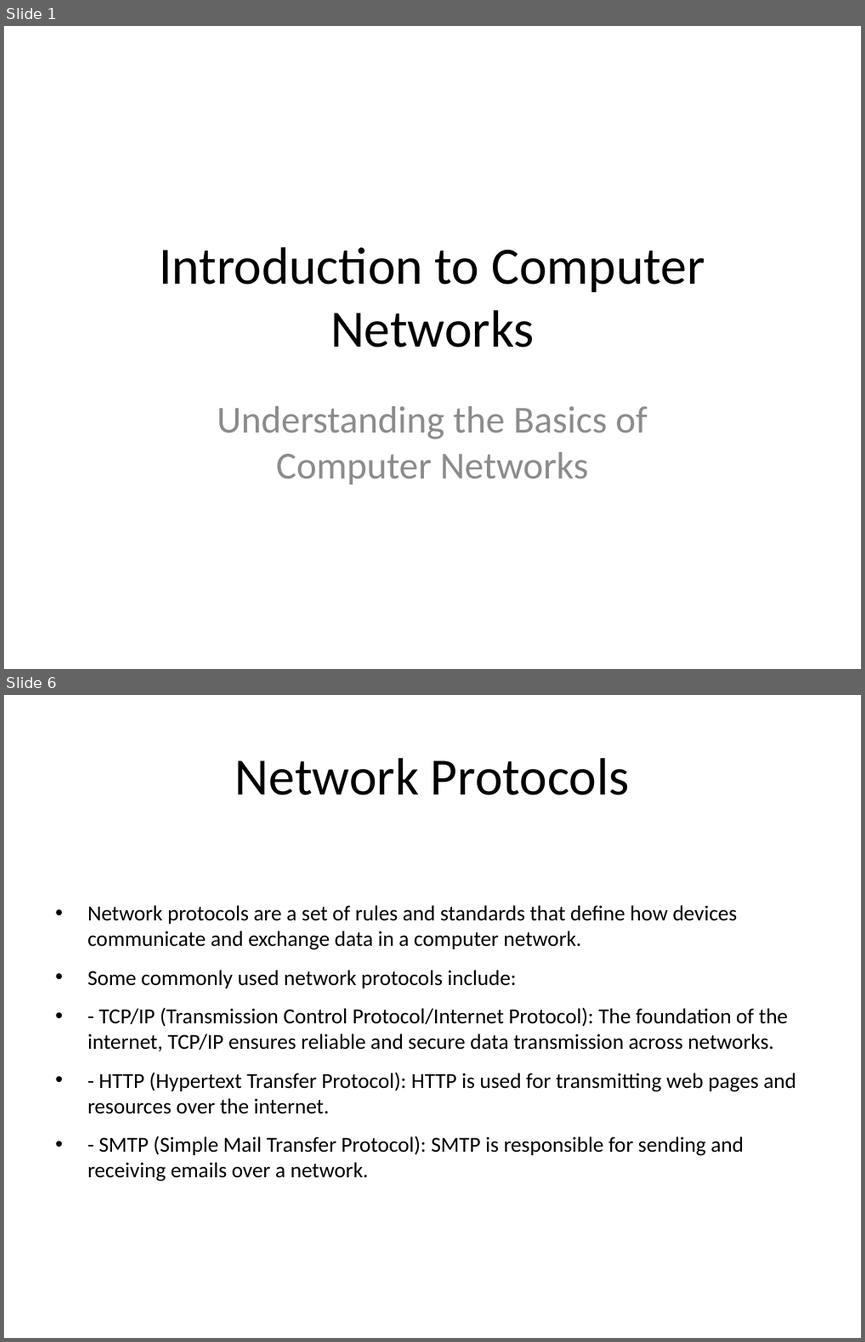
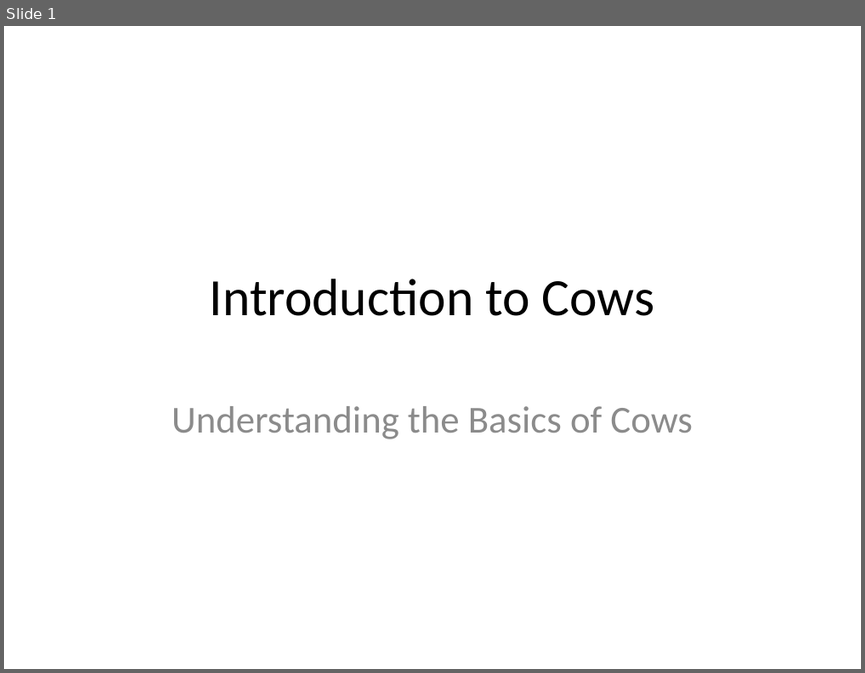
Before and after one commit to COSC-499-W2023/year-long-project-team-17, a slide deck: my_presentation.pptx. Shown one above the other, each under a label of ours: slides 1 and 6 before the commit, slide 1 after it; the slides between them are not shown. The pictures are 865x1342 and 865x673 pixels, drawn with LibreOffice and Linux fonts; fonts in the diff are those of the drawing. Boxes give left, top, right and bottom in pixels: in the first picture for what was removed or moved away, otherwise in the second. Text is boxed around its words. In the diff, an @@ line names an element or a change of style, - is before the commit and + after.

```diff
--- a/my_presentation.pptx
+++ b/my_presentation.pptx
@@ slide 6 removed at [4,695,861,1338], background #FFFFFF @@
@@ title removed at [235,758,629,795] @@
-Network Protocols
@@ text removed at [87,905,796,1181] @@
-• Network protocols are a set of rules and standards that define how devices communicate and exchange data in a computer network.
-• Some commonly used network protocols include:
-• - TCP/IP (Transmission Control Protocol/Internet Protocol): The foundation of the internet, TCP/IP ensures reliable and secure data transmission across networks.
-• - HTTP (Hypertext Transfer Protocol): HTTP is used for transmitting web pages and resources over the internet.
-• - SMTP (Simple Mail Transfer Protocol): SMTP is responsible for sending and receiving emails over a network.
@@ slide 1 changed as well @@
@@ title at [210,278,655,316]: text changed @@
-Introduction to Computer Networks
+Introduction to Cows
@@ subtitle at [171,406,692,439]: text changed @@
-Understanding the Basics of Computer Networks
+Understanding the Basics of Cows
```
Also in this commit, not shown: 2 slides added, 11 other slides removed, 25 other files.
